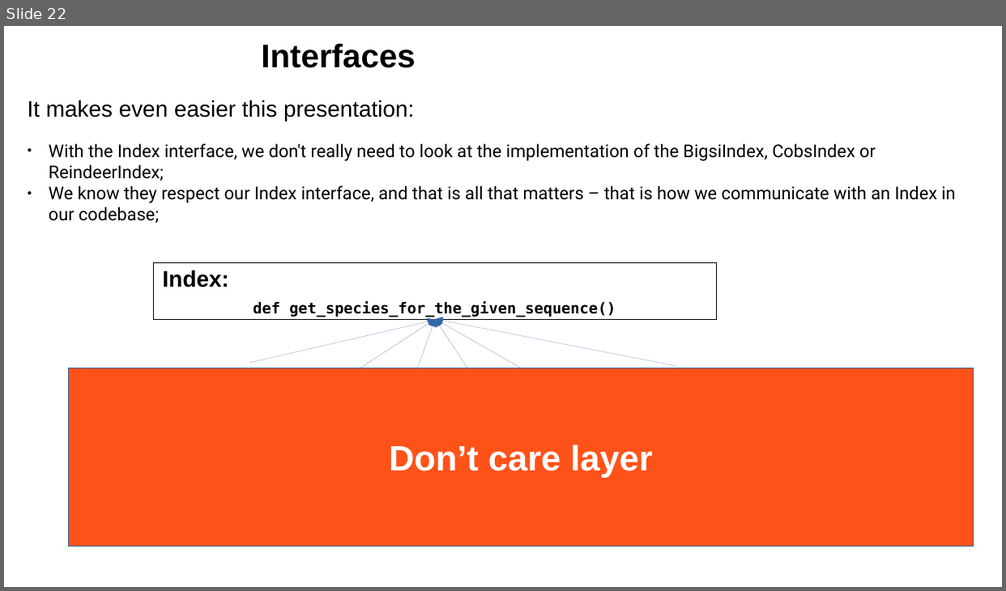
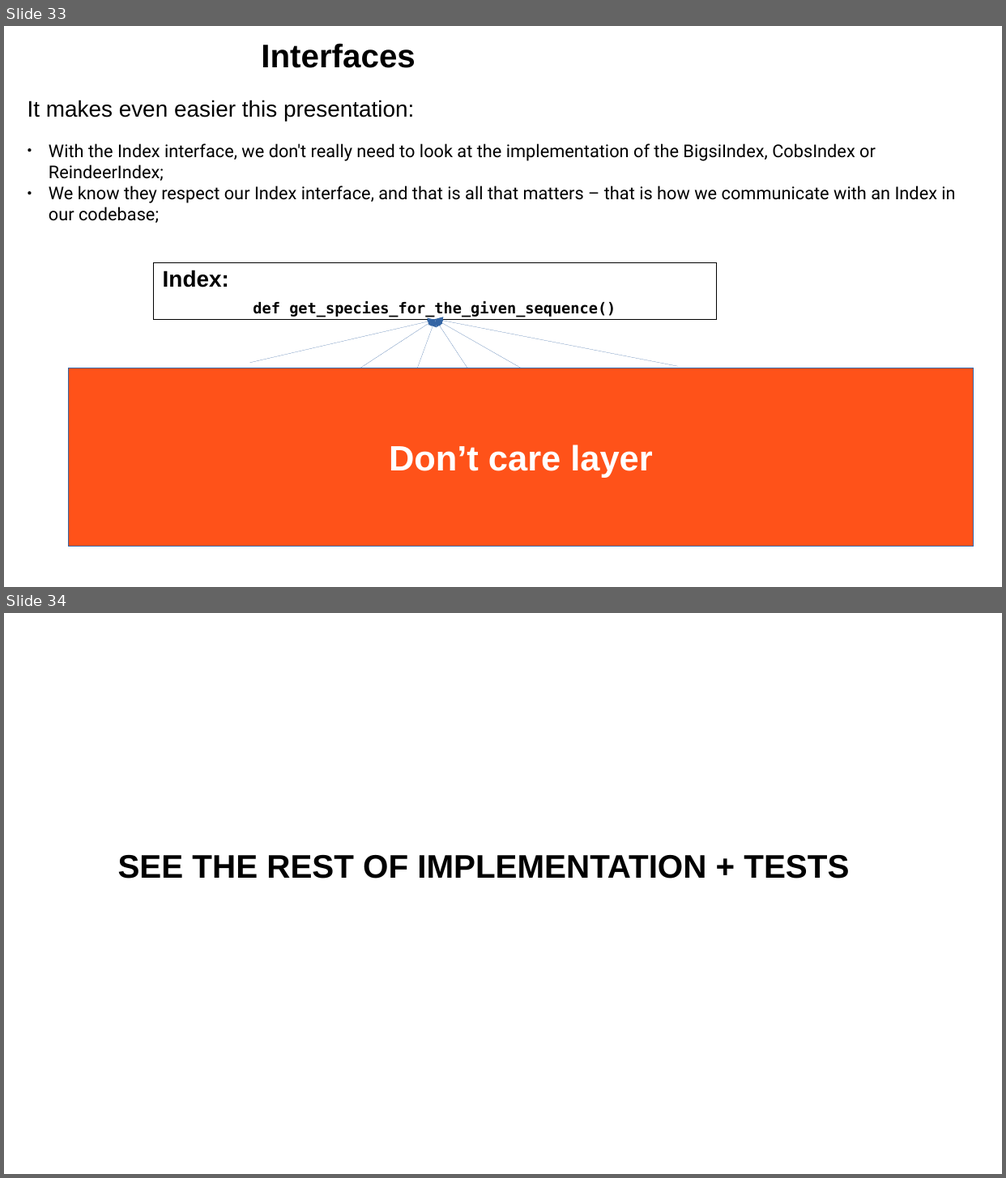
Before and after one commit to leoisl/mocking_grp_meeting, a slide deck: slides/slides.odp. Shown one above the other, each under a label of ours: slide 22 before the commit, slides 33 and 34 after it. The pictures are 1006x591 and 1006x1178 pixels, drawn with LibreOffice and Linux fonts; fonts in the diff are those of the drawing. Boxes give left, top, right and bottom in pixels: in the first picture for what was removed or moved away, otherwise in the second. Text is boxed around its words. In the diff, an @@ line names an element or a change of style, - is before the commit and + after.

```diff
--- a/slides/slides.odp
+++ b/slides/slides.odp
@@ slide 34 added at bbox=[4, 613, 1002, 1174], background #FFFFFF @@
@@ text added at bbox=[118, 855, 849, 879], 26 pt, text #000000, bold @@
+SEE THE REST OF IMPLEMENTATION + TESTS
@@ what was slide 22 is now slide 33 @@
```
Also in this commit, not shown: 7 slides changed, 12 other slides added, 2 slides removed, 8 other files.
